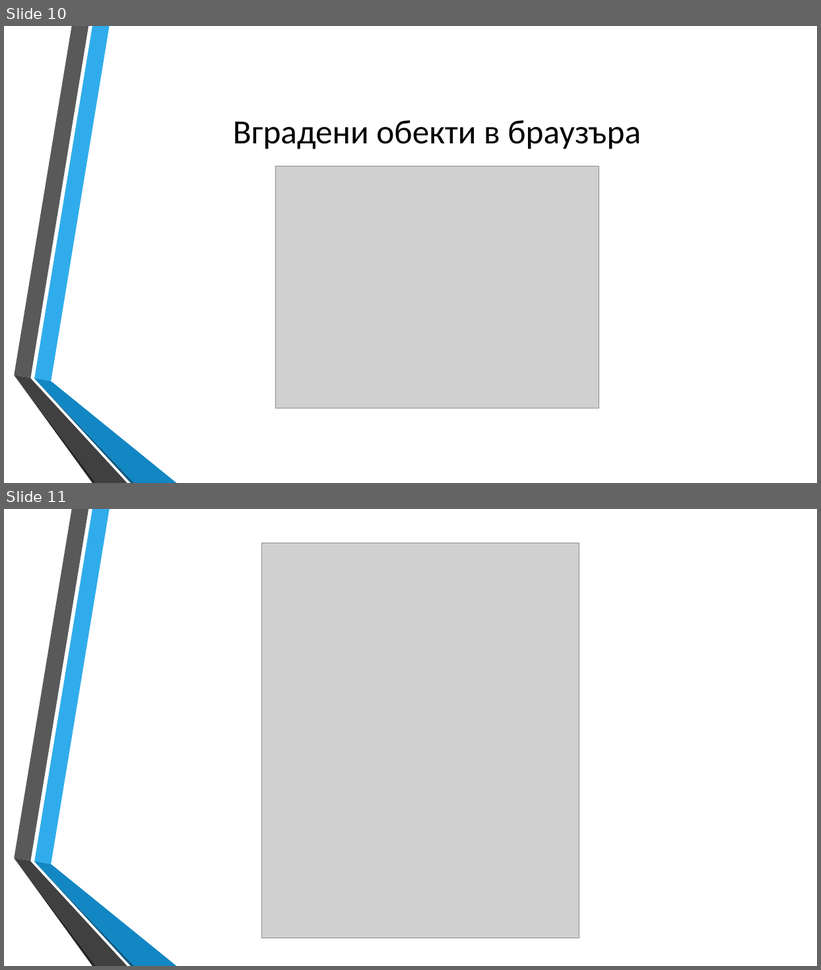
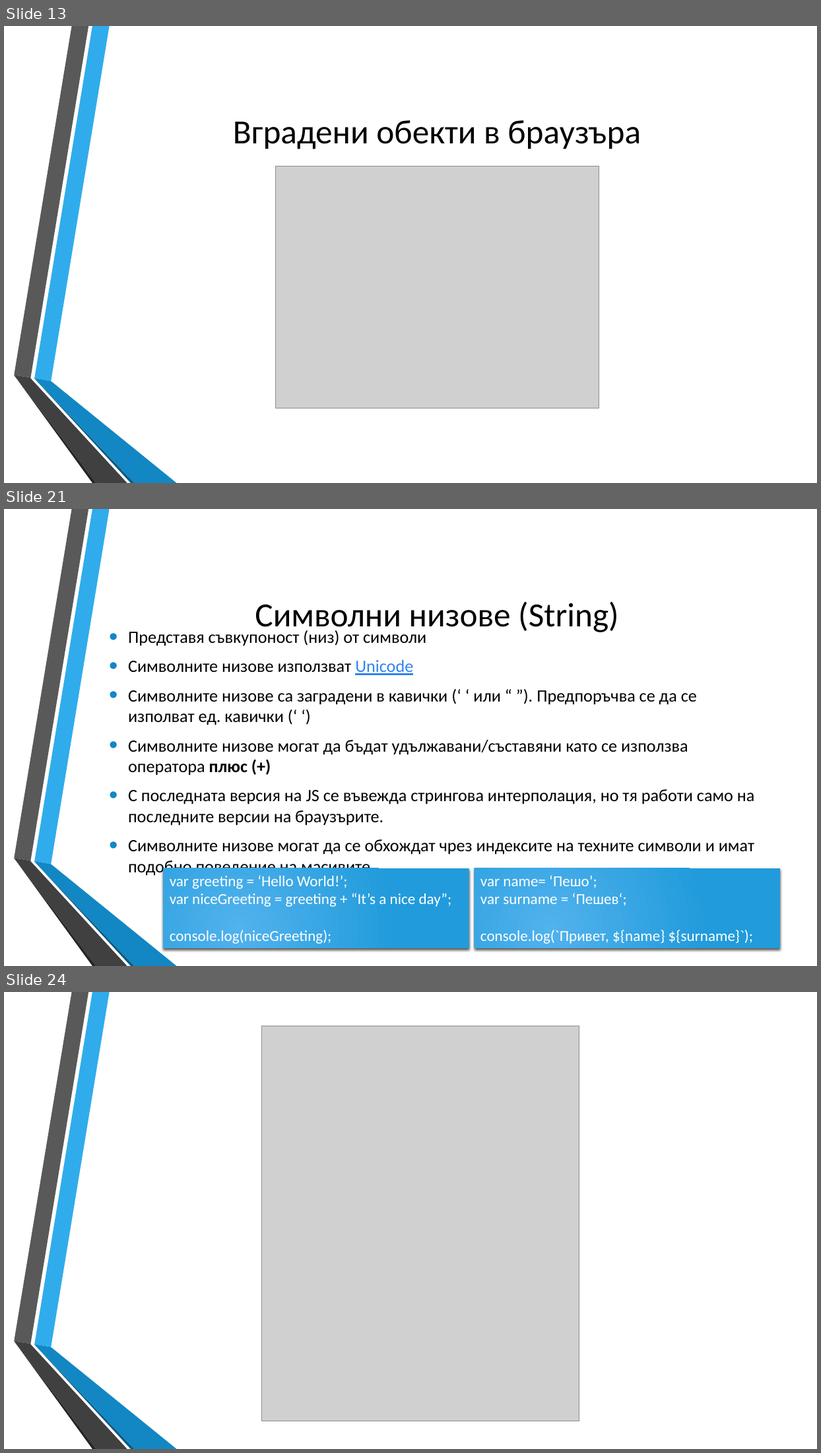
Before and after one commit to dnmitev/IT-Academy, a slide deck: JS Fundamentals/2.JS-Basics/JS-Basics.pptx. Shown one above the other, each under a label of ours: slides 10 and 11 before the commit, slides 13, 21 and 24 after it; the slides between them are not shown. The pictures are 821x970 and 821x1453 pixels, drawn with LibreOffice and Linux fonts; fonts in the diff are those of the drawing; grey boxes stand for pictures; background and template pictures are left out. Boxes give left, top, right and bottom in pixels: in the first picture for what was removed or moved away, otherwise in the second. Text is boxed around its words. In the diff, an @@ line names an element or a change of style, - is before the commit and + after.

```diff
--- a/JS Fundamentals/2.JS-Basics/JS-Basics.pptx
+++ b/JS Fundamentals/2.JS-Basics/JS-Basics.pptx
@@ slide 21 added at <box>4,509,817,966</box>, background picture (left out); not listed: 6 template elements that a slide beside it also shows @@
@@ title added at <box>255,601,619,634</box>, 40 pt, text #000000 @@
+Символни низове (String)
@@ text added at <box>128,630,755,877</box>, 20.4 pt, text #000000 @@
+• Представя съвкупоност (низ) от символи
+• Символните низове използват Unicode
+• Символните низове са заградени в кавички (‘ ‘ или “ ”). Предпоръчва се да се изполват ед. кавички (‘ ‘)
+• Символните низове могат да бъдат удължавани/съставяни като се използва оператора плюс (+)
+• С последната версия на JS се въвежда стрингова интерполация, но тя работи само на последните версии на браузърите.
+• Символните низове могат да се обхождат чрез индексите на техните символи и имат подобно поведение на масивите.
@@ rectangle added at <box>164,868,469,948</box>, fill gradient #51B3ED to #219CDB, 18 pt, text #FFFFFF @@
+var greeting = ‘Hello World!’;
+var niceGreeting = greeting + “It’s a nice day”;
+console.log(niceGreeting);
@@ rectangle added at <box>475,868,781,948</box>, fill gradient #51B3ED to #219CDB, 18 pt, text #FFFFFF @@
+var name= ‘Пешо’;
+var surname = ‘Пешев‘;
+console.log(`Привет, ${name} ${surname}`);
@@ what was slide 10 is now slide 13 @@
@@ what was slide 11 is now slide 24 @@
```
Also in this commit, not shown: 1 slide changed, 12 other slides added, 5 other files.
